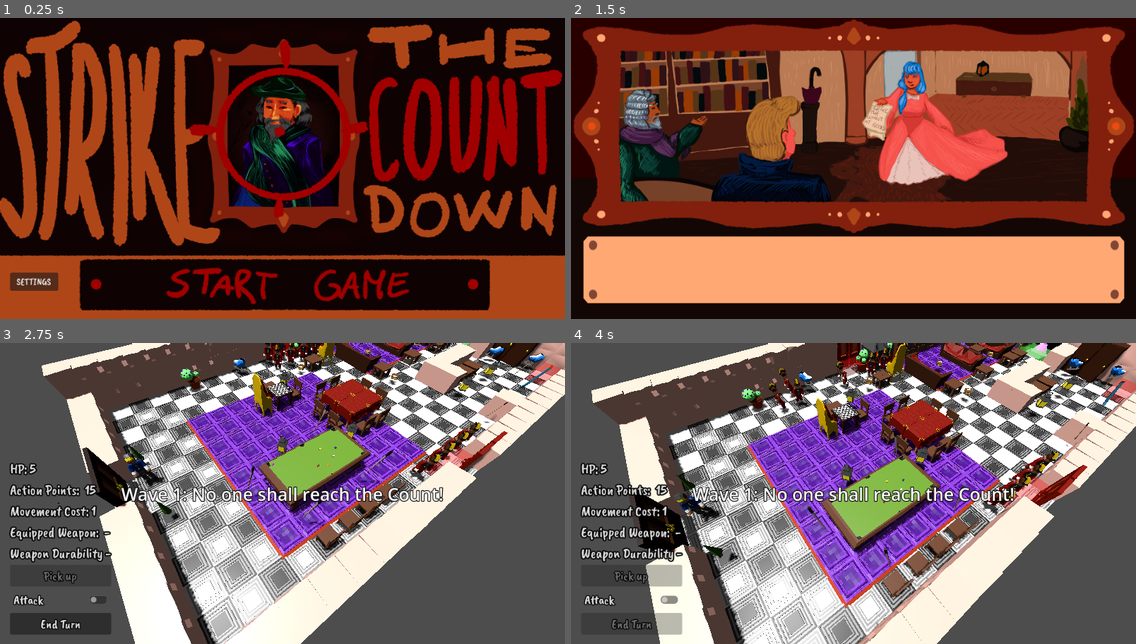
Above: before the commit, frames 1-4 (two rows, left to right).
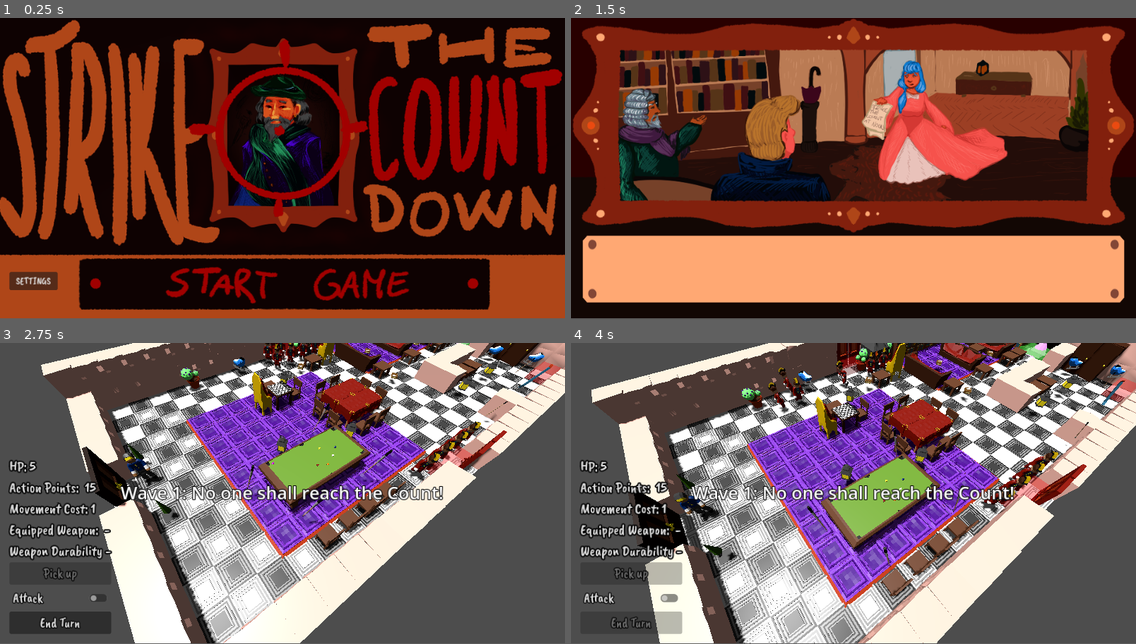
Above: after the commit, the same moments.

Repository: pinguinosod/gse_winterjam2024
Game: Godot game, scene res://main.tscn
Same seed, same stepped clock (60 frames per second), same inputs: the game is played once before the commit and once after it.
Inputs (mouse positions are in pixels of both pictures, inside the frame that each line leads up to):
- Up to frame 1 (0.25 s): no input
- Up to frame 2 (1.5 s): click (859, 285) at 0.5 s; tap Enter (end_turn) at 1.25, 1.35 s; move the mouse to (977, 153) at 1.27 s; hold D (move_right) from 1.28 s (still down); click (977, 153) at 1.42 s
- Up to frame 3 (2.75 s): tap Space at 1.52, 2.27 s; move the mouse to (169, 508) at 2.02 s; release D (move_right) at 2.03 s; hold S (move_down) from 2.03 s (still down); tap Enter (end_turn) at 2.1 s
- Up to frame 4 (4 s): move the mouse to (910, 427) at 2.77 s; release S (move_down) at 2.78 s; hold D (move_right) 2.78-3.53 s; tap Enter (end_turn) at 2.85, 3.6 s; move the mouse to (825, 553) at 3.52 s; hold W (move_up) from 3.53 s (still down); click (825, 553) at 3.67 s; tap Space at 3.77 s
In our replay, the window is 800x427 before the commit and 800x426 after it. These sizes can differ from the game's own. Grey fills any space a smaller window leaves; there, only what the larger window draws over its background counts as a difference.

The runs differ from the first frame. In frame 1, 7.8% of the frame differs, in the area x 0-100%, y 0-98%; in frame 2, 6.9%; in frame 3, 19%; in frame 4, 21%, in the area x 1-100%, y 0-100%.

Commit message:
fix ui fonts and viewport

Diff:
--- a/UI.tscn
+++ b/UI.tscn
@@ -25,6 +25,10 @@
 
 [sub_resource type="LabelSettings" id="LabelSettings_kxiuq"]
 font = ExtResource("8_d6jhs")
+outline_size = 2
+outline_color = Color(0.0728426, 0.0728426, 0.0728426, 1)
+shadow_size = 0
+shadow_color = Color(0.0588235, 0.0705882, 0.0313726, 0.658824)
 
 [sub_resource type="StyleBoxFlat" id="StyleBoxFlat_w12ow"]
 bg_color = Color(0, 0, 0, 0)
@@ -105,10 +109,11 @@
 offset_top = 373.0
 offset_right = 907.0
 offset_bottom = 483.0
-text = "Bla bla bla bla bla
-Bla bla bla bla bla
-Bla bla bla bla bla
-Bla bla bla bla bla"
+text = "OTTO: I’ve heard that with the tragic passing of Count Bartholomew, I might be the only one left in the country, my dear Maximilian.
+MAX: It is my duty to serve you, and I am prepared to sacrifice my own life fending off those wretched democrat scum, as long as it saves Your life, my Lord.
+OTTO: Thank you. You are my most trusted servant. I don’t deserve you.
+MAX: Nonsense. My Lord, now you are the only count, and if we lose You, a thousand years of tradition will be forever lost.
+"
 label_settings = SubResource("LabelSettings_kxiuq")
 
 [node name="TextureRect_1" type="TextureRect" parent="."]
--- a/project.godot
+++ b/project.godot
@@ -25,7 +25,7 @@
 
 window/size/viewport_width=960
 window/size/viewport_height=512
-window/stretch/mode="viewport"
+window/stretch/mode="canvas_items"
 
 [input]
 
